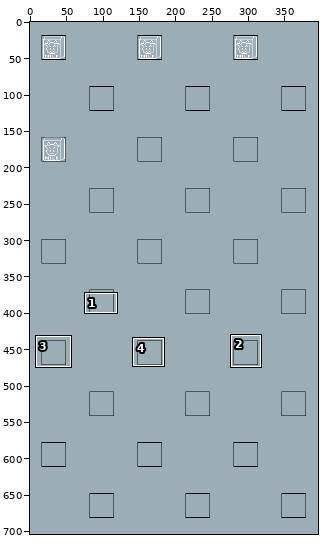
File history of a pixel-art file, Assets/Sprites/Backgrounds/BG_TemplateForDuplication.aseprite. The picture above shows the old version from afar; the outline marks the close-up.
Close-up. The starting point:
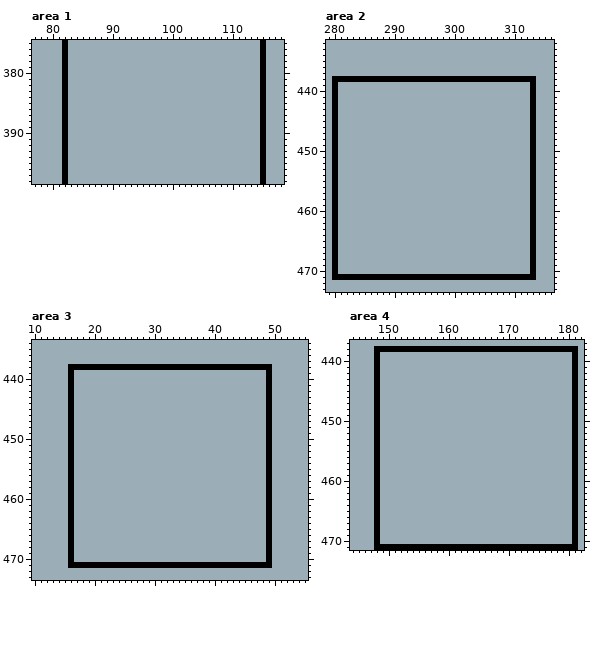
396x704 pixels, 1 frame. Shown: area 1: x 77..118, y 375..398; area 2: x 279..316, y 432..473; area 3: x 10..55, y 434..473; area 4: x 144..182, y 437..471. The commit also changed other parts of the picture, which this record leaves out.
Once edited:
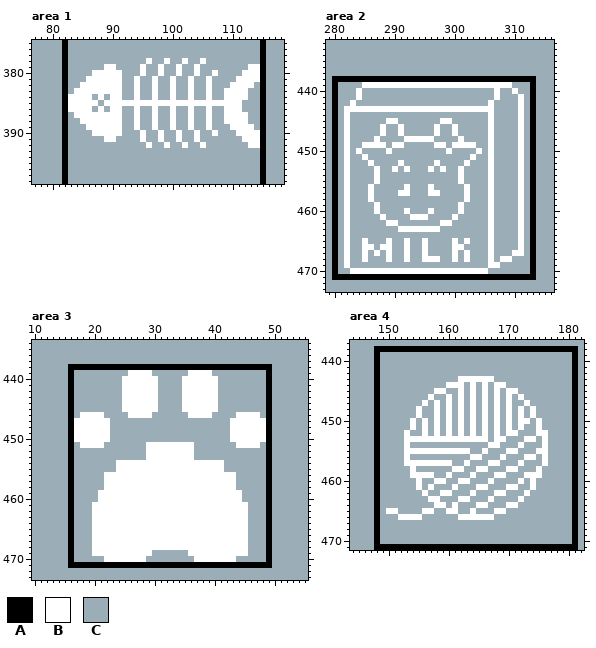
Palette (. is transparent): A #000000  B #ffffff  C #9badb7
The edit:
layer "Menu" added
Area 1, layer "Menu":
y 378: x 96 C -> B; x 99 C -> B; x 102 C -> B; x 105 C -> B
y 379: x 89..90 CC -> BB; x 95 C -> B; x 98 C -> B; x 101 C -> B; x 104 C -> B; x 113..114 CC -> BB
y 380: x 87..91 CCCCC -> BBBBB; x 95 C -> B; x 98 C -> B; x 101 C -> B; x 104 C -> B; x 107 C -> B; x 112..114 CCC -> BBB
y 381: x 86..91 CCCCCC -> BBBBBB; x 94 C -> B; x 97 C -> B; x 100 C -> B; x 103 C -> B; x 106 C -> B; x 111..114 CCCC -> BBBB
y 382: x 85..91 CCCCCCC -> BBBBBBB; x 94 C -> B; x 97 C -> B; x 100 C -> B; x 103 C -> B; x 106 C -> B; x 110..113 CCCC -> BBBB
y 383: x 84..91 CCCCCCCC -> BBBBBBBB; x 94 C -> B; x 97 C -> B; x 100 C -> B; x 103 C -> B; x 106 C -> B; x 109..112 CCCC -> BBBB
y 384: x 83..86 CCCC -> BBBB; x 88 C -> B; x 90..91 CC -> BB; x 94 C -> B; x 97 C -> B; x 100 C -> B; x 103 C -> B; x 106 C -> B; x 109..112 CCCC -> BBBB
y 385: x 83..87 CCCCC -> BBBBB; x 89..111 CCCCCCCCCCCCCCCCCCCCCCC -> BBBBBBBBBBBBBBBBBBBBBBB
y 386: x 83..86 CCCC -> BBBB; x 88 C -> B; x 90..91 CC -> BB; x 94 C -> B; x 97 C -> B; x 100 C -> B; x 103 C -> B; x 106 C -> B; x 109..111 CCC -> BBB
y 387: x 84..91 CCCCCCCC -> BBBBBBBB; x 94 C -> B; x 97 C -> B; x 100 C -> B; x 103 C -> B; x 106 C -> B; x 109..112 CCCC -> BBBB
y 388: x 85..91 CCCCCCC -> BBBBBBB; x 94 C -> B; x 97 C -> B; x 100 C -> B; x 103 C -> B; x 106 C -> B; x 109..112 CCCC -> BBBB
y 389: x 86..91 CCCCCC -> BBBBBB; x 94 C -> B; x 97 C -> B; x 100 C -> B; x 103 C -> B; x 106 C -> B; x 110..113 CCCC -> BBBB
y 390: x 87..91 CCCCC -> BBBBB; x 95 C -> B; x 98 C -> B; x 101 C -> B; x 104 C -> B; x 107 C -> B; x 111..114 CCCC -> BBBB
y 391: x 89..90 CC -> BB; x 95 C -> B; x 98 C -> B; x 101 C -> B; x 104 C -> B; x 112..114 CCC -> BBB
y 392: x 96 C -> B; x 99 C -> B; x 102 C -> B; x 105 C -> B; x 113..114 CC -> BB
Area 2, layer "Menu":
y 439: x 285..309 CCCCCCCCCCCCCCCCCCCCCCCCC -> BBBBBBBBBBBBBBBBBBBBBBBBB
y 440: x 284 C -> B; x 307 C -> B; x 310 C -> B
y 441: x 284 C -> B; x 307 C -> B; x 311 C -> B
y 442: x 283 C -> B; x 306 C -> B; x 311 C -> B
y 443: x 282..306 CCCCCCCCCCCCCCCCCCCCCCCCC -> BBBBBBBBBBBBBBBBBBBBBBBBB; x 311 C -> B
y 444: x 282 C -> B; x 306 C -> B; x 311 C -> B
y 445: x 282 C -> B; x 289..290 CC -> BB; x 298..299 CC -> BB; x 306 C -> B; x 311 C -> B
y 446..447: x 282 C -> B; x 288 C -> B; x 291 C -> B; x 297 C -> B; x 300 C -> B; x 306 C -> B; x 311 C -> B
y 448: x 282 C -> B; x 287 C -> B; x 292..296 CCCCC -> BBBBB; x 301 C -> B; x 306 C -> B; x 311 C -> B
y 449: x 282 C -> B; x 285..288 CCCC -> BBBB; x 290..291 CC -> BB; x 297..298 CC -> BB; x 300..303 CCCC -> BBBB; x 306 C -> B; x 311 C -> B
y 450: x 282 C -> B; x 284 C -> B; x 289 C -> B; x 299 C -> B; x 304 C -> B; x 306 C -> B; x 311 C -> B
y 451: x 282 C -> B; x 285 C -> B; x 303 C -> B; x 306 C -> B; x 311 C -> B
y 452: x 282 C -> B; x 286 C -> B; x 291 C -> B; x 297 C -> B; x 302 C -> B; x 306 C -> B; x 311 C -> B
y 453: x 282 C -> B; x 287 C -> B; x 290 C -> B; x 292 C -> B; x 296 C -> B; x 298 C -> B; x 301 C -> B; x 306 C -> B; x 311 C -> B
y 454..455: x 282 C -> B; x 287 C -> B; x 301 C -> B; x 306 C -> B; x 311 C -> B
y 456: x 282 C -> B; x 286 C -> B; x 292 C -> B; x 296 C -> B; x 302 C -> B; x 306 C -> B; x 311 C -> B
y 457: x 282 C -> B; x 286 C -> B; x 291..292 CC -> BB; x 296..297 CC -> BB; x 302 C -> B; x 306 C -> B; x 311 C -> B
y 458: x 282 C -> B; x 286 C -> B; x 302 C -> B; x 306 C -> B; x 311 C -> B
y 459: x 282 C -> B; x 287 C -> B; x 301 C -> B; x 306 C -> B; x 311 C -> B
y 460: x 282 C -> B; x 287 C -> B; x 292 C -> B; x 296 C -> B; x 301 C -> B; x 306 C -> B; x 311 C -> B
y 461: x 282 C -> B; x 288 C -> B; x 293..295 CCC -> BBB; x 300 C -> B; x 306 C -> B; x 311 C -> B
y 462: x 282 C -> B; x 289..290 CC -> BB; x 298..299 CC -> BB; x 306 C -> B; x 311 C -> B
y 463: x 282 C -> B; x 291..297 CCCCCCC -> BBBBBBB; x 306 C -> B; x 311 C -> B
y 464: x 282 C -> B; x 306 C -> B; x 311 C -> B
y 465: x 282 C -> B; x 285 C -> B; x 289 C -> B; x 292 C -> B; x 295 C -> B; x 300 C -> B; x 302 C -> B; x 306 C -> B; x 311 C -> B
y 466: x 282 C -> B; x 285..286 CC -> BB; x 288..289 CC -> BB; x 292 C -> B; x 295 C -> B; x 300..301 CC -> BB; x 306 C -> B; x 311 C -> B
y 467: x 282 C -> B; x 285 C -> B; x 287 C -> B; x 289 C -> B; x 292 C -> B; x 295 C -> B; x 300 C -> B; x 302 C -> B; x 306 C -> B; x 310..311 CC -> BB
y 468: x 282 C -> B; x 285 C -> B; x 289 C -> B; x 292 C -> B; x 295..297 CCC -> BBB; x 300 C -> B; x 302 C -> B; x 306 C -> B; x 308..309 CC -> BB
y 469: x 282 C -> B; x 306..307 CC -> BB
y 470: x 283..305 CCCCCCCCCCCCCCCCCCCCCCC -> BBBBBBBBBBBBBBBBBBBBBBB
Area 3, layer "Menu":
y 439: x 26..29 CCCC -> BBBB; x 36..39 CCCC -> BBBB
y 440..445: x 25..30 CCCCCC -> BBBBBB; x 35..40 CCCCCC -> BBBBBB
y 446: x 18..21 CCCC -> BBBB; x 26..29 CCCC -> BBBB; x 36..39 CCCC -> BBBB; x 44..47 CCCC -> BBBB
y 447..450: x 17..22 CCCCCC -> BBBBBB; x 43..48 CCCCCC -> BBBBBB
y 451: x 18..21 CCCC -> BBBB; x 29..36 CCCCCCCC -> BBBBBBBB; x 44..47 CCCC -> BBBB
y 452..453: x 29..36 CCCCCCCC -> BBBBBBBB
y 454..455: x 24..41 CCCCCCCCCCCCCCCCCC -> BBBBBBBBBBBBBBBBBB
y 456..458: x 22..43 CCCCCCCCCCCCCCCCCCCCCC -> BBBBBBBBBBBBBBBBBBBBBB
y 459..460: x 21..44 CCCCCCCCCCCCCCCCCCCCCCCC -> BBBBBBBBBBBBBBBBBBBBBBBB
y 461..468: x 20..45 CCCCCCCCCCCCCCCCCCCCCCCCCC -> BBBBBBBBBBBBBBBBBBBBBBBBBB
y 469: x 20..29 CCCCCCCCCC -> BBBBBBBBBB; x 36..45 CCCCCCCCCC -> BBBBBBBBBB
y 470: x 22..28 CCCCCCC -> BBBBBBB; x 37..43 CCCCCCC -> BBBBBBB
Area 4, layer "Menu":
y 443: x 162..167 CCCCCC -> BBBBBB
y 444: x 160..162 CCC -> BBB; x 164 C -> B; x 166 C -> B; x 168..169 CC -> BB
y 445: x 158..159 CC -> BB; x 162 C -> B; x 164 C -> B; x 166 C -> B; x 168 C -> B; x 170..171 CC -> BB
y 446: x 157 C -> B; x 160 C -> B; x 162 C -> B; x 164 C -> B; x 166 C -> B; x 168 C -> B; x 170 C -> B; x 172 C -> B
y 447: x 156 C -> B; x 158 C -> B; x 160 C -> B; x 162 C -> B; x 164 C -> B; x 166 C -> B; x 168 C -> B; x 170 C -> B; x 173 C -> B
y 448..449: x 155 C -> B; x 158 C -> B; x 160 C -> B; x 162 C -> B; x 164 C -> B; x 166 C -> B; x 168 C -> B; x 170 C -> B; x 172 C -> B; x 174 C -> B
y 450: x 154 C -> B; x 156 C -> B; x 158 C -> B; x 160 C -> B; x 162 C -> B; x 164 C -> B; x 166 C -> B; x 168 C -> B; x 170 C -> B; x 172..173 CC -> BB; x 175 C -> B
y 451: x 154 C -> B; x 156 C -> B; x 158 C -> B; x 160 C -> B; x 162 C -> B; x 164 C -> B; x 166 C -> B; x 168 C -> B; x 170 C -> B; x 172 C -> B; x 175 C -> B
y 452: x 153 C -> B; x 156 C -> B; x 158 C -> B; x 160 C -> B; x 162 C -> B; x 164 C -> B; x 166 C -> B; x 168 C -> B; x 170..171 CC -> BB; x 175..176 CC -> BB
y 453: x 153..166 CCCCCCCCCCCCCC -> BBBBBBBBBBBBBB; x 168..169 CC -> BB; x 173..174 CC -> BB; x 176 C -> B
y 454: x 153 C -> B; x 167..168 CC -> BB; x 172 C -> B; x 176 C -> B
y 455: x 153..163 CCCCCCCCCCC -> BBBBBBBBBBB; x 166 C -> B; x 170..171 CC -> BB; x 175..176 CC -> BB
y 456: x 153 C -> B; x 164..165 CC -> BB; x 169 C -> B; x 173..174 CC -> BB; x 176 C -> B
y 457: x 153..160 CCCCCCCC -> BBBBBBBB; x 163 C -> B; x 167..168 CC -> BB; x 172 C -> B; x 176 C -> B
y 458: x 154 C -> B; x 161..162 CC -> BB; x 165..166 CC -> BB; x 170..171 CC -> BB; x 175 C -> B
y 459: x 154..157 CCCC -> BBBB; x 160 C -> B; x 164 C -> B; x 168..169 CC -> BB; x 173..175 CCC -> BBB
y 460: x 155 C -> B; x 158..159 CC -> BB; x 162..163 CC -> BB; x 167 C -> B; x 172 C -> B; x 174 C -> B
y 461: x 155 C -> B; x 157 C -> B; x 161 C -> B; x 165..166 CC -> BB; x 170..171 CC -> BB; x 174 C -> B
y 462: x 156 C -> B; x 159..160 CC -> BB; x 164 C -> B; x 168..169 CC -> BB; x 173 C -> B
y 463: x 157..158 CC -> BB; x 162..163 CC -> BB; x 167 C -> B; x 172 C -> B
y 464: x 158..159 CC -> BB; x 161 C -> B; x 165..166 CC -> BB; x 170..171 CC -> BB
y 465: x 150..151 CC -> BB; x 156..157 CC -> BB; x 160..161 CC -> BB; x 164 C -> B; x 168..169 CC -> BB
y 466: x 152..155 CCCC -> BBBB; x 162..167 CCCCCC -> BBBBBB
Changed places in both close-ups, as pixel boxes (x1, y1, x2, y2):
changed: (68, 58, 260, 148)
changed: (344, 82, 524, 274)
changed: (74, 370, 266, 562)
changed: (386, 376, 548, 520)
